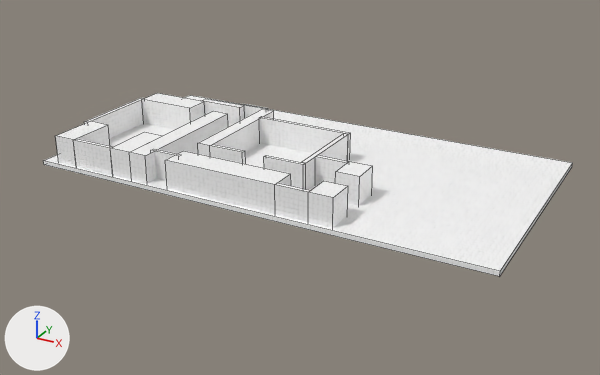
A saved change to the FBX model Project/data/models/stage/stage1/Stage1StaticCol.fbx.
Before and after are seen from a 50 mm lens placed at (115.8, -126.9, 68.0), pointed at (37.8, 15.0, -2.9). The lights are fixed; the arrows at lower left show +X, +Y and +Z. The first picture is the older version. Mesh edges are drawn as thin lines. Where no turn or scale is listed for an object, it has been applied to the vertices.

The scene before the commit, as lines of its bpy script (objects in view):
```python
me_scene_001 = bpy.data.meshes.new('Scene.001')
me_scene_001.from_pydata(...)  # a box spanning x 0.0..4.0, y -6.0..24.0, z 0.0..7.0
me_scene_001.materials.append(mat_probuilderdefault)  # picture img_gridbox_default_png
me_scene_011 = bpy.data.meshes.new('Scene.011')
me_scene_011.from_pydata(...)  # a box spanning x 1.99..7.04, y -10.02..-3.99, z 0.0..7.01
me_scene_011.materials.append(mat_probuilderdefault)  # picture img_gridbox_default_png
me_scene_019 = bpy.data.meshes.new('Scene.019')
me_scene_019.from_pydata(...)  # a box spanning x -13.5..87.1, y -7.0..47.0, z 0.0..1.0
me_scene_019.materials.append(mat_probuilderdefault)  # picture img_gridbox_default_png
ob_cube = bpy.data.objects.new('Cube', me_scene_019)
ob_cube.location = (0.0, 0.0, 0.0)
ob_cube__12 = bpy.data.objects.new('Cube__12_', me_scene_001)
ob_cube__12.location = (10.0, 0.0, 0.0)
ob_cube__23 = bpy.data.objects.new('Cube__23_', me_scene_011)
ob_cube__23.location = (49.0, 4.0, 0.0)
# also in view: 'Cube__16_' at (20.5, 18.0, 3.5); 'Cube__19_' at (43.5, 15.4, 3.5); 'Cube__20_' at (32.9, 25.5, 3.5); 'Cube__22_' at (47.5, 10.5, 3.5); 'Cube__18_' at (39.5, 5.5, 3.5)
```
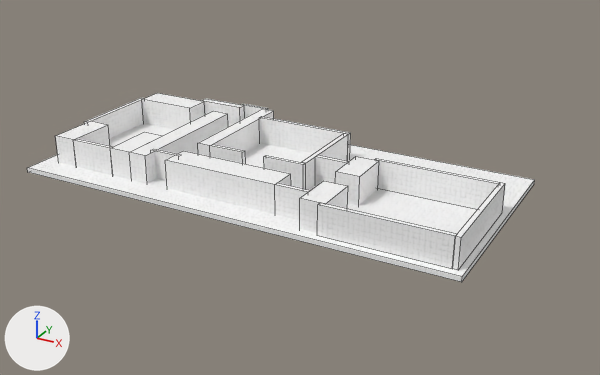
Diff of the bpy script that builds the scene:
```diff
--- a/Project/data/models/stage/stage1/Stage1StaticCol.fbx.py
+++ b/Project/data/models/stage/stage1/Stage1StaticCol.fbx.py
@@ me_scene_011 @@
 # used by ob_cube__23; location = (49.0, 4.0, 0.0)
-me_scene_011.from_pydata(...)  # 8 vertices, 6 faces; spans x 1.99..7.04, y -10.02..-3.99, z 0.0..7.01
+me_scene_011.from_pydata(...)  # 8 vertices, 6 faces; spans x 1.99..7.04, y -13.09..-3.99, z 0.0..7.01
+# me_scene_011 part 1: the whole mesh is scaled about its middle by (1, 1.51, 1), then moved by (0.0, -1.54, 0.0)
 me_scene_011.materials.append(mat_probuilderdefault)
@@ me_scene_019 @@
 # used by ob_cube; location = (0.0, 0.0, 0.0)
-me_scene_019.from_pydata(...)  # 8 vertices, 6 faces; spans x -13.5..87.1, y -7.0..47.0, z 0.0..1.0
+me_scene_019.from_pydata(...)  # 8 vertices, 6 faces; spans x -13.5..82.2, y -11.7..33.8, z 0.0..1.0
+# me_scene_019 part 2: the whole mesh is scaled about its middle by (0.952, 0.843, 1), then moved by (-2.4, -8.9, 0.0)
 me_scene_019.materials.append(mat_probuilderdefault)
@@ me_scene_022 @@
+me_scene_022.from_pydata(...)  # a box spanning x -1.0..0.0, y -1.0..24.0, z 0.0..6.0
+me_scene_022.materials.append(mat_probuilderdefault)  # picture img_gridbox_default_png
@@ me_scene_020 @@
+me_scene_020.from_pydata(...)  # a box spanning x -1.0..24.1, y -1.0..0.0, z 0.0..6.1
+me_scene_020.materials.append(mat_probuilderdefault)  # picture img_gridbox_default_png
@@ ob_cube__2 @@
+ob_cube__2 = bpy.data.objects.new('Cube__2_', me_scene_022)
+ob_cube__2.location = (81.0, -9.0, 1.0)
@@ ob_cube_1 @@
+ob_cube_1 = bpy.data.objects.new('Cube_1', me_scene_020)
+ob_cube_1.location = (56.0, -9.0, 1.0)
@@ ob_cube__1 @@
+ob_cube__1 = bpy.data.objects.new('Cube__1_', me_scene_020.copy())
+ob_cube__1.location = (56.0, 15.0, 1.0)
```

Boxes (x1, y1, x2, y2) around the edits, measured in the pictures (600 x 375 px):
'Cube', moved, rescaled
    before: (44, 95, 573, 277)
    after: (27, 123, 535, 282)
'Cube_1', added
    after: (317, 202, 457, 269)
'Cube__1_', added
    after: (374, 158, 500, 210)
'Cube__23_', rescaled (20% wider, 10% taller)
    before: (308, 181, 348, 228)
    after: (300, 181, 348, 233)
'Cube__2_', added
    after: (452, 182, 505, 270)
